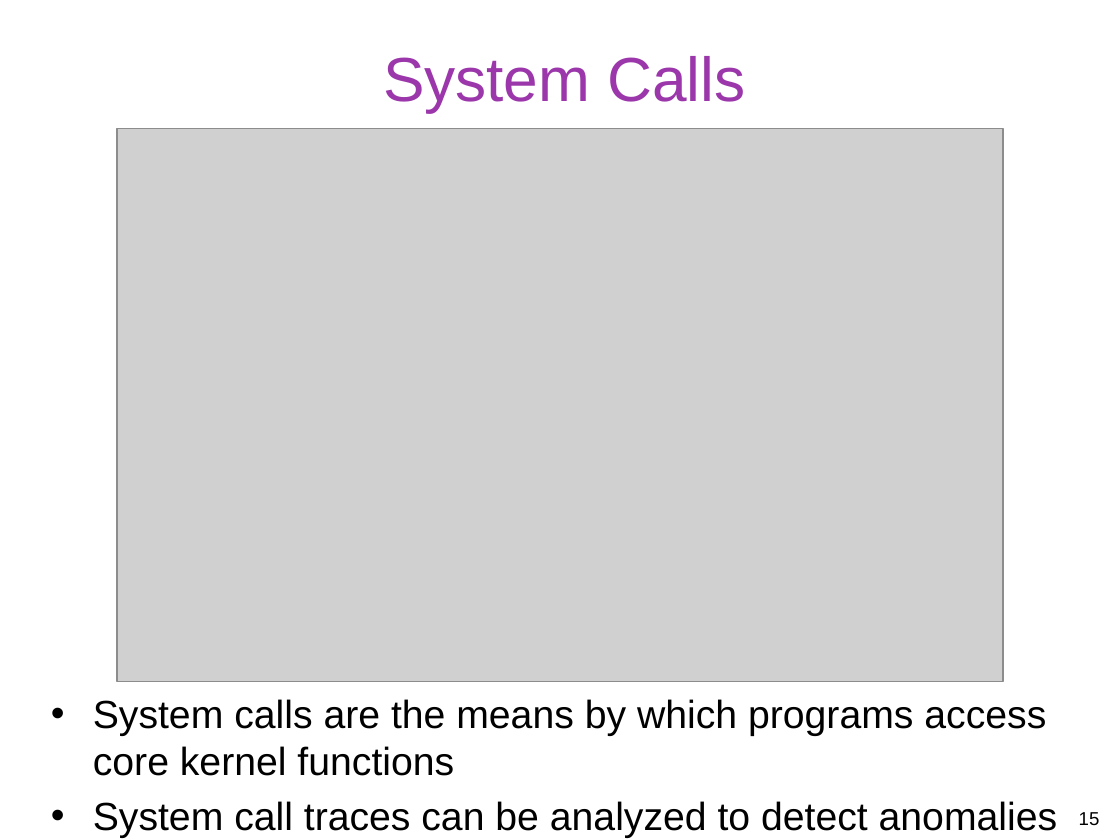
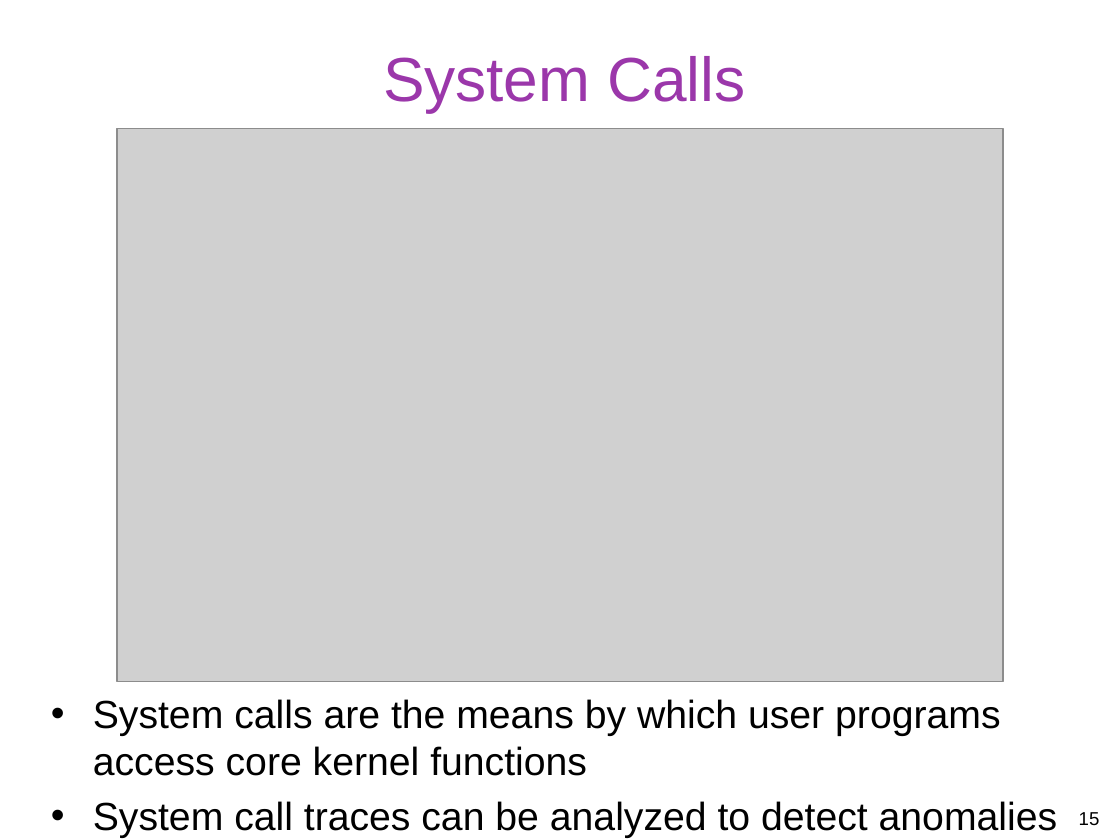
Before and after one commit to gulaoshi/gu.github.io, a slide deck: slide 15 of InfoSec/PPTs/L9-CH08-Intrusion Detection.pptx. Drawn at 1120x840 pixels with LibreOffice and Linux fonts; fonts in the diff are those of the drawing; grey boxes stand for pictures. Boxes give left, top, right and bottom in pixels: in the first picture for what was removed or moved away, otherwise in the second. Text is boxed around its words. In the diff, an @@ line names an element or a change of style, - is before the commit and + after.

```diff
--- a/InfoSec/PPTs/L9-CH08-Intrusion Detection.pptx
+++ b/InfoSec/PPTs/L9-CH08-Intrusion Detection.pptx
@@ text at (93, 699, 1001, 776): text changed @@
-• System calls are the means by which programs access core kernel functions
+• System calls are the means by which user programs access core kernel functions
```
Also in this commit, not shown: 1 other slide changed, 2 other files.
